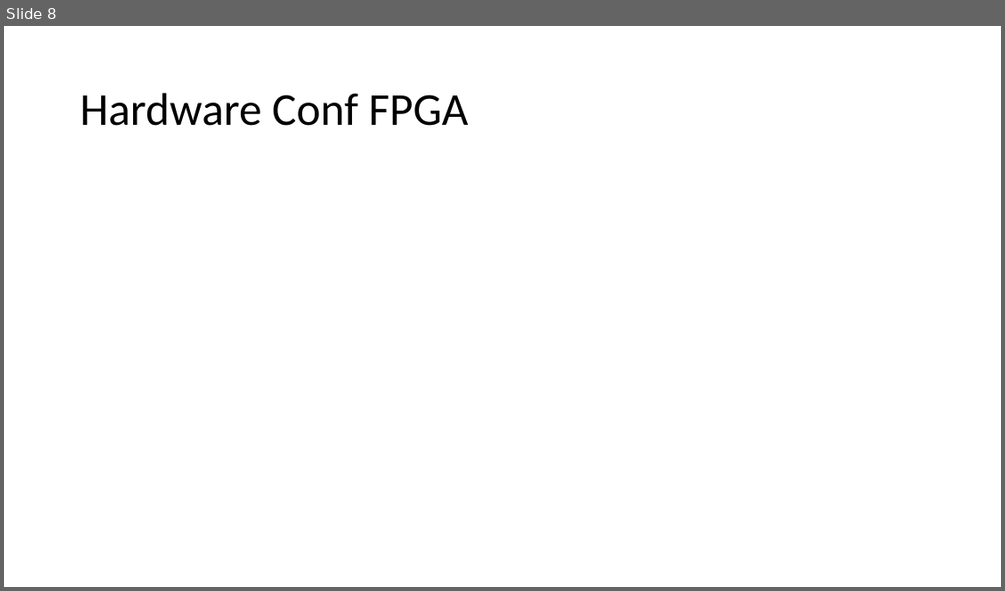
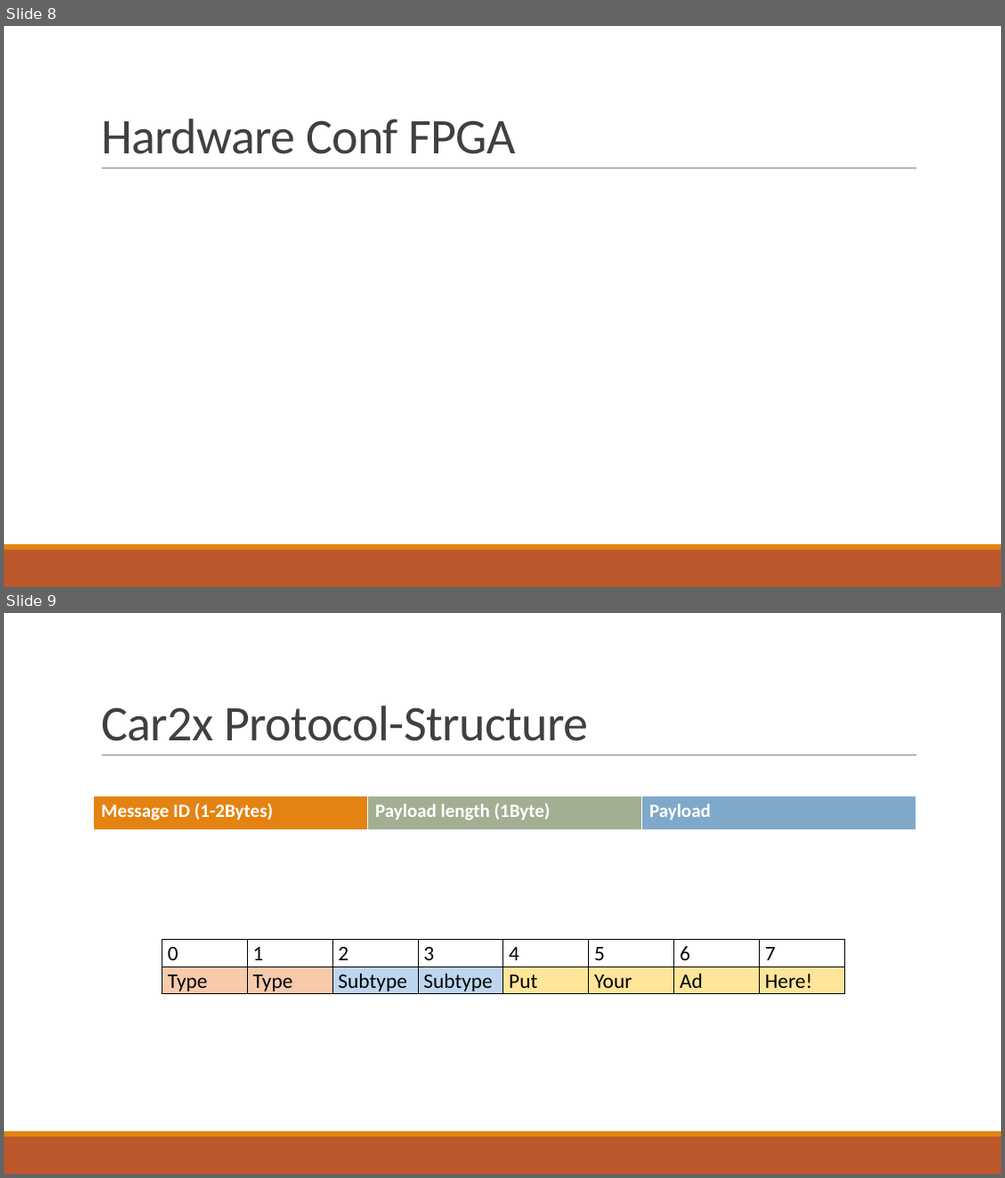
Before and after one commit to fjanssen/Car2X, a slide deck: doc/MidTerm.pptx. Shown one above the other, each under a label of ours: slide 8 before the commit, slides 8 and 9 after it. The pictures are 1005x591 and 1005x1178 pixels, drawn with LibreOffice and Linux fonts; fonts in the diff are those of the drawing. Boxes give left, top, right and bottom in pixels: in the first picture for what was removed or moved away, otherwise in the second. Text is boxed around its words. In the diff, an @@ line names an element or a change of style, - is before the commit and + after.

```diff
--- a/doc/MidTerm.pptx
+++ b/doc/MidTerm.pptx
@@ slide 9 added at [4, 613, 1001, 1174], background #FFFFFF; not listed: 3 template elements that a slide beside it also shows @@
@@ title added at [101, 706, 588, 741], 48 pt, text #404040 @@
+Car2x Protocol-Structure
@@ table added at [94, 795, 917, 830], 1 rows, 3 columns @@
+Message ID (1-2Bytes) | Payload length (1Byte) | Payload
@@ table added at [162, 939, 844, 995], 2 rows, 8 columns @@
+0 | 1 | 2 | 3 | 4 | 5 | 6 | 7
+Type | Type | Subtype | Subtype | Put | Your | Ad | Here!
@@ slide 8 changed as well @@
@@ title "Hardware Conf FPGA": place and size @@
-title "Hardware Conf FPGA" at [80, 93, 469, 126]
+title "Hardware Conf FPGA" at [101, 119, 516, 154]
@@ title "Hardware Conf FPGA" at [101, 119, 516, 154]: size 44 to 48 pt, text colour #000000 to #404040, letter spacing 0 to -0.5 pt; line spacing 0.9 to 0.85; vertical alignment middle to bottom @@
@@ line added from (102, 168) to (917, 168), #808080 0.5 pt @@
@@ rectangle added at [4, 549, 1001, 587], fill #BD582C @@
@@ rectangle added at [4, 544, 1001, 549], fill #E48312 @@
```
Also in this commit, not shown: 6 other slides changed, 3 other slides added, 4 slides removed.
